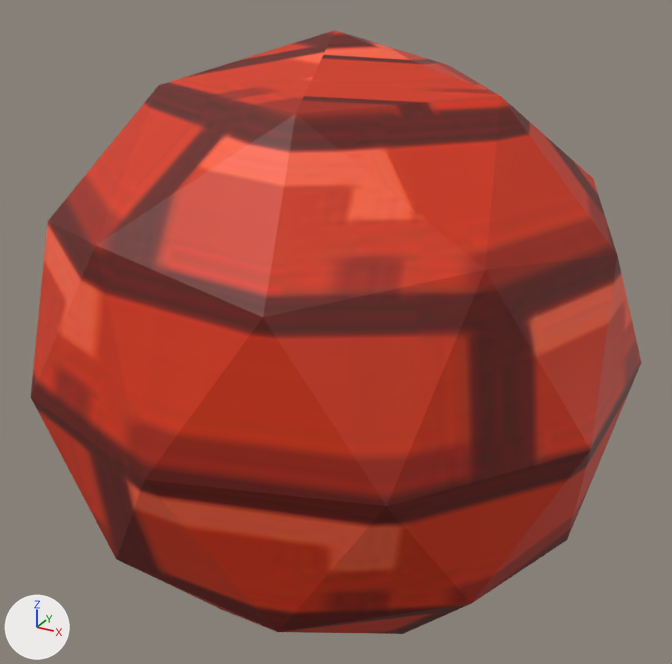
Two versions of the FBX model assets/models/basic/icosphere.fbx, one commit apart.
Both versions are drawn from a camera (50 mm lens) standing at (2.64, -4.79, 2.44) and looking at (0.0, 0.02, 0.04). Lighting does not change. The marker at lower left points along +X, +Y and +Z. Where no turn or scale is listed for an object, it has been applied to the vertices.
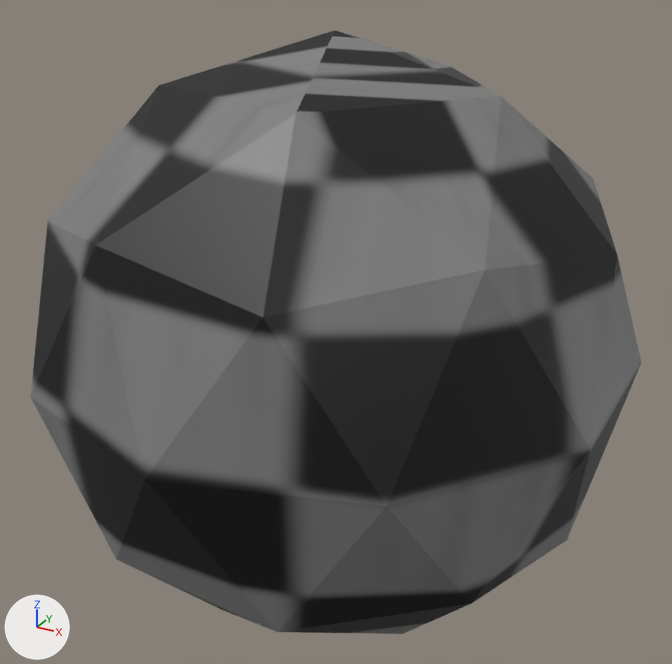
The newer file is also rescaled (x0.283) as a whole; pictures and numbers use the older file's frame.

What differs and where, as boxes (x1, y1, x2, y2) in the pictures (672 x 664 px):
'Icosphere', recoloured (red to grey)
    both: (31, 30, 641, 634)

The change, as a list of edits to the scene's bpy script:
```text
Add img_chessboard_png:
    img_chessboard_png = load_image('chessboard.png', '../../textures/chessboard.png', 256, 256, 'sRGB')
Add mat_chessboard:
    mat_chessboard = principled_material('chessboard')
    mat_chessboard.texture = img_chessboard_png
Change me_icosphere:
    where me_icosphere.from_pydata(...)  # 42 vertices, 80 faces; spans x -1.8..1.8, y -1.89..1.89, z -1.89..1.89
    remove me_icosphere.materials.append(mat_material3)  # picture img_texture_demo_03_png
    add me_icosphere.materials.append(mat_chessboard)  # picture img_chessboard_png
```
